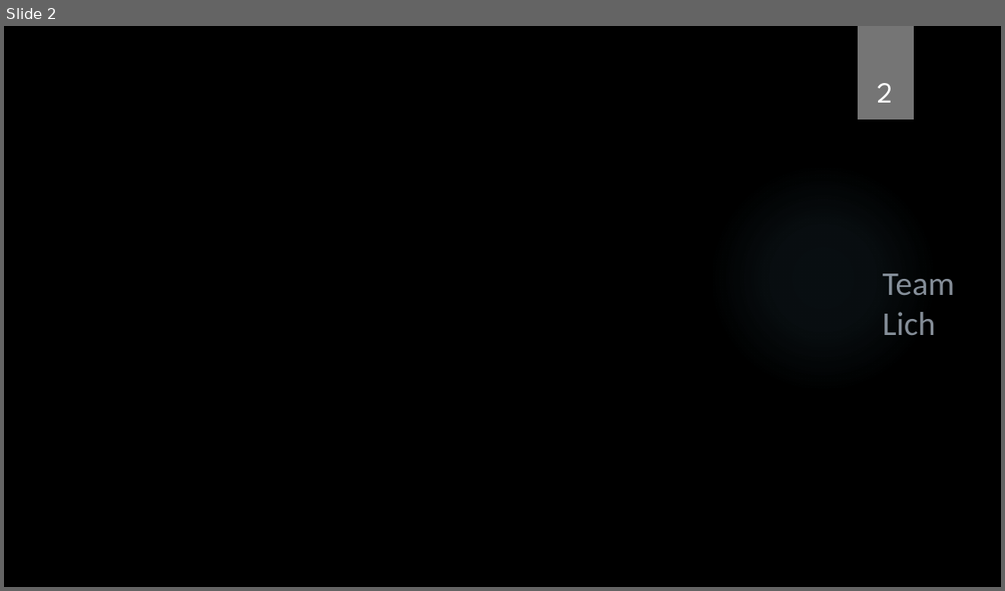
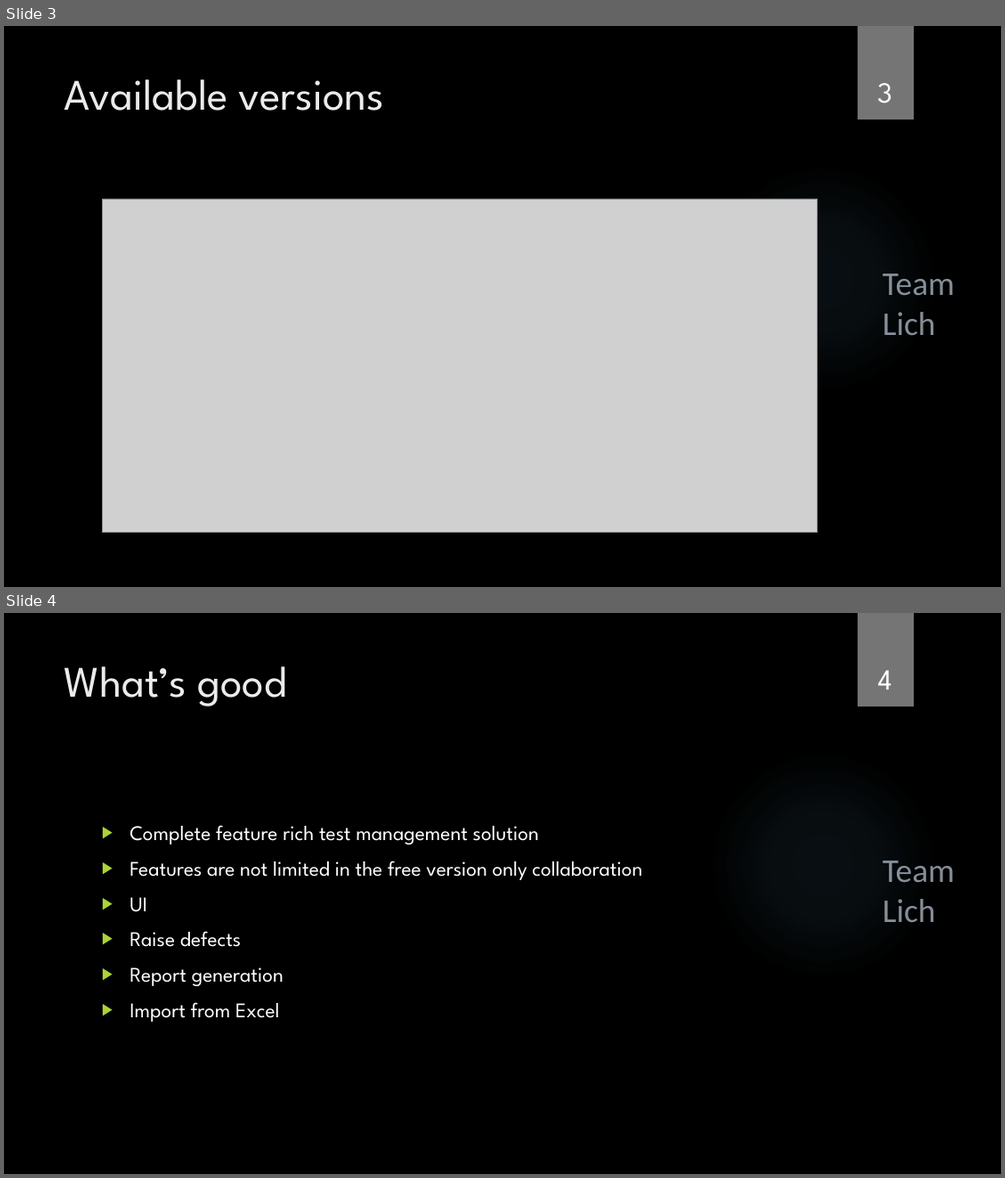
Before and after one commit to Team-Lich/Presentations, a slide deck: Week 3/QaBook.pptx. Shown one above the other, each under a label of ours: slide 2 before the commit, slides 3 and 4 after it. The pictures are 1005x591 and 1005x1178 pixels, drawn with LibreOffice and Linux fonts; fonts in the diff are those of the drawing; grey boxes stand for pictures; background and template pictures are left out. Boxes give left, top, right and bottom in pixels: in the first picture for what was removed or moved away, otherwise in the second. Text is boxed around its words. In the diff, an @@ line names an element or a change of style, - is before the commit and + after.

```diff
--- a/Week 3/QaBook.pptx
+++ b/Week 3/QaBook.pptx
@@ slide 4 added at box(4, 613, 1001, 1174), background picture (left out); not listed: 2 template elements that a slide beside it also shows @@
@@ title added at box(65, 666, 286, 706), 42 pt, text #EBEBEB @@
+What’s good
@@ page number added at box(878, 670, 892, 690), 28 pt, text #FFFFFF @@
+4
@@ text added at box(129, 825, 642, 1022), 20 pt, text #FFFFFF @@
+▶ Complete feature rich test management solution
+▶ Features are not limited in the free version only collaboration
+▶ UI
+▶ Raise defects
+▶ Report generation
+▶ Import from Excel
@@ text added at box(882, 860, 955, 922), 32 pt, text #DEECFD at 60% opacity @@
+Team Lich
@@ what was slide 2 is now slide 3 @@
@@ slide 3 changed as well @@
@@ title added at box(65, 79, 384, 111), 42 pt, text #EBEBEB @@
+Available versions
@@ page number at box(877, 83, 892, 103): text changed @@
-2
+3
@@ picture added at box(103, 199, 817, 532) @@
```
Also in this commit, not shown: 1 other slide changed, 3 other slides added.
